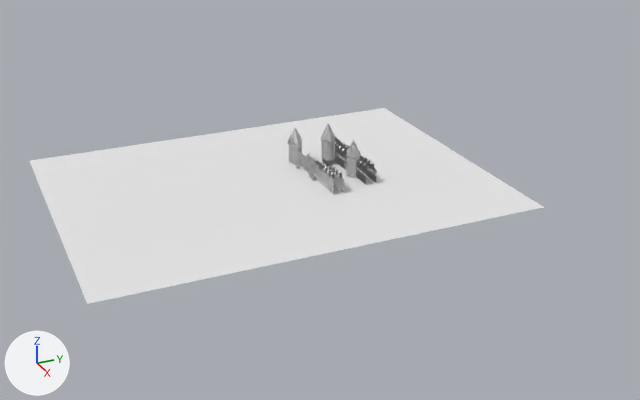
Two versions of the OBJ model GMCjam40/datafiles/scenery.obj, one commit apart.
One viewpoint serves both versions: a 50 mm lens placed at (6915.0, -2894.0, 3050.0), pointed at (618.0, -60.0, -98.0). The lights are fixed; the arrows at lower left show +X, +Y and +Z. Where no turn or scale is listed for an object, it has been applied to the vertices. Vertices at the same position are counted once.

The scene before the commit, as lines of its bpy script (objects in view):
```python
ob_cube_012 = bpy.data.objects.new('Cube.012', me_cube_012)
ob_cube_012.location = (0.0, 0.0, 0.0)
ob_cube_013 = bpy.data.objects.new('Cube.013', me_cube_013)
ob_cube_013.location = (0.0, 0.0, 0.0)
ob_cube_014 = bpy.data.objects.new('Cube.014', me_cube_014)
ob_cube_014.location = (0.0, 0.0, 0.0)
ob_cube_016 = bpy.data.objects.new('Cube.016', me_cube_016)
ob_cube_016.location = (0.0, 0.0, 0.0)
ob_cube_018 = bpy.data.objects.new('Cube.018', me_cube_018)
ob_cube_018.location = (0.0, 0.0, 0.0)
ob_cylinder_006 = bpy.data.objects.new('Cylinder.006', me_cylinder_006)
ob_cylinder_006.location = (0.0, 0.0, 0.0)
ob_grass_plane_000 = bpy.data.objects.new('Grass_Plane.000', me_grass_plane_000)
ob_grass_plane_000.location = (0.0, 0.0, 0.0)
ob_plane_002_wall_001 = bpy.data.objects.new('Plane.002_Wall.001', me_plane_002_wall_001)
ob_plane_002_wall_001.location = (0.0, 0.0, 0.0)
```
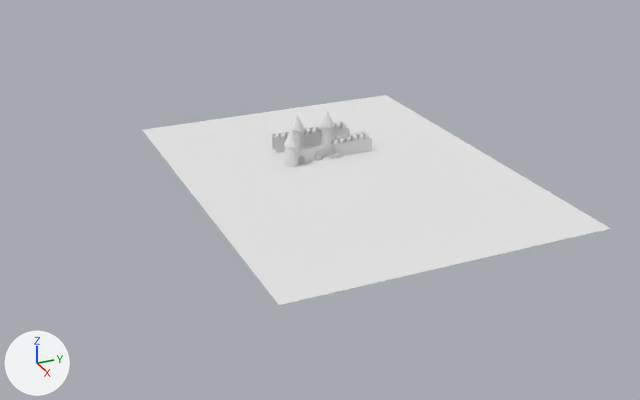
Location of each change, [x1, y1, x2, y2] in pixels of the pictures (640 x 400 px):
'Grass_Plane.000', deleted: before [29, 108, 543, 304]
'Grass_Plane.005', added: after [143, 95, 611, 305]
'Plane.004_Plane.002', added: after [335, 138, 372, 156]
'Cylinder.000_Cylinder.002', added: after [321, 127, 334, 145]
'Cube.021', added: after [331, 135, 351, 144]
'Plane.002_Wall.001', deleted: before [306, 157, 313, 175]
'Cube.023', added: after [349, 133, 369, 141]
'Plane.005_Plane.002', added: after [331, 137, 365, 144]
'Cylinder.002_Cylinder.001', added: after [315, 153, 322, 160]
part 1 of me_plane_004_plane_001, deleted: before [315, 167, 333, 194]

What changed in the scene script:
```text
Change me_plane_004_plane_001:
    remove me_plane_004_plane_001.from_pydata(...)  # 48 vertices, 20 faces; spans x 368.0..755.0, y 0.0, z 0.0..128.0
    add me_plane_004_plane_001.from_pydata(...)  # 30 vertices, 20 faces; spans x 0.0, y 23.0..33.0, z 0.0..8.0
    me_plane_004_plane_001 part 1: 48 vertices removed from x 368.0..755.0, y 0.0, z 0.0..128.0
Remove ob_cube_012:
    ob_cube_012 = bpy.data.objects.new('Cube.012', me_cube_012)
Remove ob_cube_013:
    ob_cube_013 = bpy.data.objects.new('Cube.013', me_cube_013)
Remove ob_cube_014:
    ob_cube_014 = bpy.data.objects.new('Cube.014', me_cube_014)
Remove ob_cube_016:
    ob_cube_016 = bpy.data.objects.new('Cube.016', me_cube_016)
Remove ob_cube_018:
    ob_cube_018 = bpy.data.objects.new('Cube.018', me_cube_018)
Remove ob_cylinder_006:
    ob_cylinder_006 = bpy.data.objects.new('Cylinder.006', me_cylinder_006)
Remove ob_grass_plane_000:
    ob_grass_plane_000 = bpy.data.objects.new('Grass_Plane.000', me_grass_plane_000)
Remove ob_plane_002_wall_001:
    ob_plane_002_wall_001 = bpy.data.objects.new('Plane.002_Wall.001', me_plane_002_wall_001)
Add ob_plane_005_plane_002:
    ob_plane_005_plane_002 = bpy.data.objects.new('Plane.005_Plane.002', me_plane_005_plane_002)  # 30 vertices, 20 faces; spans x -96.0, y 371.0..766.0, z 0.0..128.0; in mat_brick_wall_003 (white #e7e7e7)
    ob_plane_005_plane_002.location = (0.0, 0.0, 0.0)
Add ob_plane_004_plane_002:
    ob_plane_004_plane_002 = bpy.data.objects.new('Plane.004_Plane.002', me_plane_004_plane_002)  # 48 vertices, 20 faces; spans x 0.0, y 368.0..755.0, z 0.0..128.0; in mat_brick_wall_003 (white #e7e7e7)
    ob_plane_004_plane_002.location = (0.0, 0.0, 0.0)
Add ob_ladder_rung_cube_001:
    ob_ladder_rung_cube_001 = bpy.data.objects.new('Ladder.Rung_Cube.001', me_ladder_rung_cube_001)  # 32 vertices, 16 faces; spans x -1.5..1.5, y 248.1..265.1, z 6.9..35.1; in mat_wood_003 (white #e7e7e7)
    ob_ladder_rung_cube_001.location = (0.0, 0.0, 0.0)
Add ob_grass_plane_005:
    ob_grass_plane_005 = bpy.data.objects.new('Grass_Plane.005', me_grass_plane_005)  # 20 vertices, 12 faces; spans x -1460.0..2222.0, y -1077.0..1684.0, z 0.0; in mat_grass_001 (white #e7e7e7)
    ob_grass_plane_005.location = (0.0, 0.0, 0.0)
Add ob_grass_001_plane_001:
    ob_grass_001_plane_001 = bpy.data.objects.new('Grass.001_Plane.001', me_grass_001_plane_001)  # 18 vertices, 10 faces; spans x -160.0..0.0, y 177.0..241.0, z 0.0; in mat_grass_001 (white #e7e7e7)
    ob_grass_001_plane_001.location = (0.0, 0.0, 0.0)
Add ob_cylinder_005_cylinder_001:
    ob_cylinder_005_cylinder_001 = bpy.data.objects.new('Cylinder.005_Cylinder.001', me_cylinder_005_cylinder_001)  # a 16-sided cylinder along x spanning x -6.7..25.3, y 368.6..400.6, z 0.0..32.0; in mat_none (white #e7e7e7)
    ob_cylinder_005_cylinder_001.location = (0.0, 0.0, 0.0)
Add ob_cylinder_002_cylinder_001:
    ob_cylinder_002_cylinder_001 = bpy.data.objects.new('Cylinder.002_Cylinder.001', me_cylinder_002_cylinder_001)  # 300 vertices, 290 faces; spans x -163.0..3.0, y 182.0..235.0, z 0.0..57.0; in mat_none (white #e7e7e7)
    ob_cylinder_002_cylinder_001.location = (0.0, 0.0, 0.0)
Add ob_cylinder_000_cylinder_002:
    ob_cylinder_000_cylinder_002 = bpy.data.objects.new('Cylinder.000_Cylinder.002', me_cylinder_000_cylinder_002)  # 56 vertices, 55 faces; spans x -398.0..-270.0, y 382.0..510.0, z 0.0..192.0; in mat_brick_wall_001 (white #e7e7e7)
    ob_cylinder_000_cylinder_002.location = (0.0, 0.0, 0.0)
Add ob_cube_027:
    ob_cube_027 = bpy.data.objects.new('Cube.027', me_cube_027)  # 24 vertices, 26 faces; spans x -4.55..0.43, y 292.7..300.69, z 37.87..42.1; in mat_brick_001 (white #e7e7e7)
    ob_cube_027.location = (0.0, 0.0, 0.0)
Add ob_cube_026:
    ob_cube_026 = bpy.data.objects.new('Cube.026', me_cube_026)  # 16 vertices, 12 faces; spans x -37.1..5.1, y 201.5..215.7, z 48.9..61.3; in mat_none (white #e7e7e7)
    ob_cube_026.location = (0.0, 0.0, 0.0)
Add ob_cube_023:
    ob_cube_023 = bpy.data.objects.new('Cube.023', me_cube_023)  # 60 vertices, 36 faces; spans x -96.0..0.0, y 562.0..722.0, z 128.0..176.0; in mat_brick_wall_003 (white #e7e7e7)
    ob_cube_023.location = (0.0, 0.0, 0.0)
Add ob_cube_021:
    ob_cube_021 = bpy.data.objects.new('Cube.021', me_cube_021)  # 48 vertices, 30 faces; spans x -96.0..0.0, y 369.0..529.0, z 128.0..160.0; in mat_brick_wall_003 (white #e7e7e7)
    ob_cube_021.location = (0.0, 0.0, 0.0)
Add ob_cube_002_cube_001:
    ob_cube_002_cube_001 = bpy.data.objects.new('Cube.002_Cube.001', me_cube_002_cube_001)  # 24 vertices, 26 faces; spans x -4.1..0.68, y 181.95..189.63, z 52.84..56.91; in mat_brick_001 (white #e7e7e7)
    ob_cube_002_cube_001.location = (0.0, 0.0, 0.0)
```
